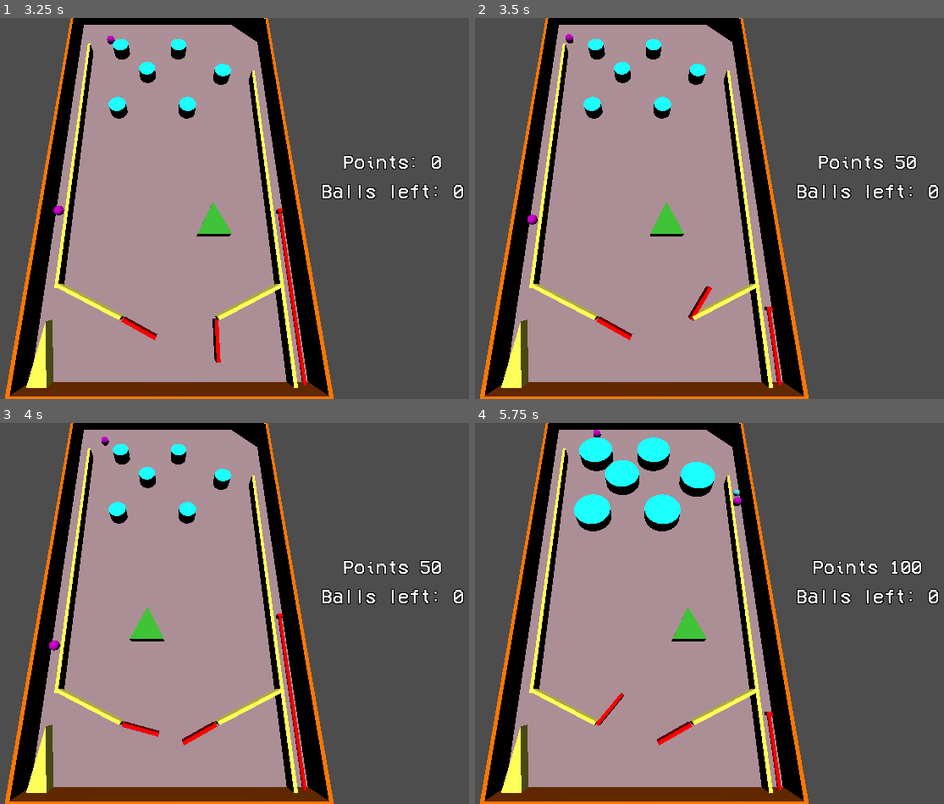
Above: before the commit, frames 1-4 (two rows, left to right).
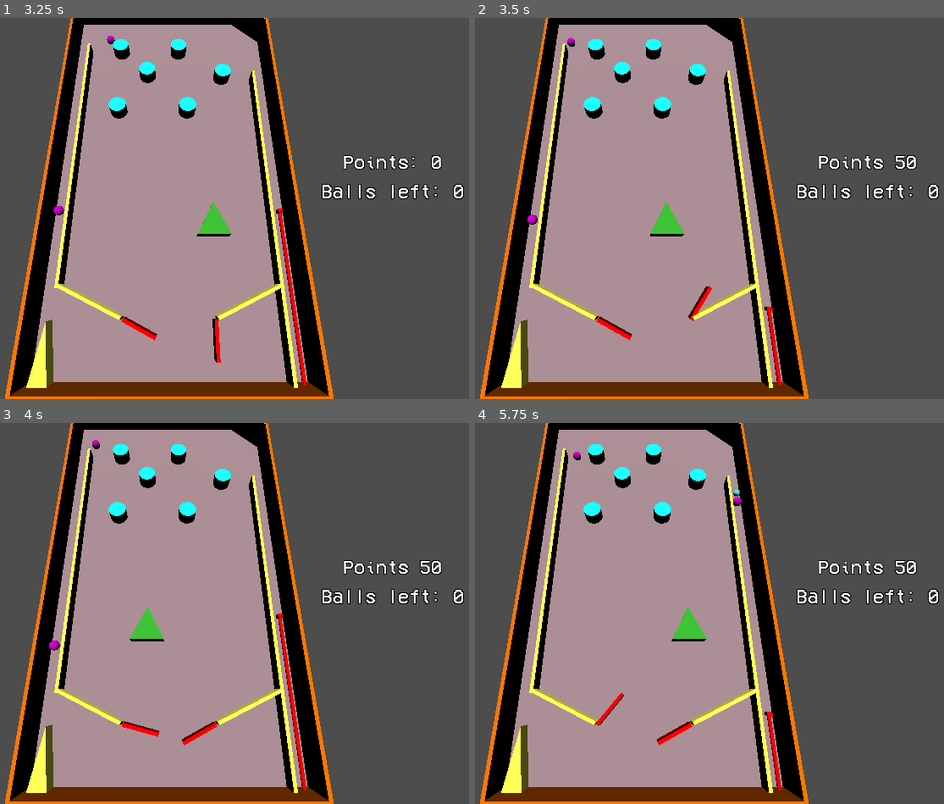
Above: after the commit, the same moments.

Repository: DrOtter3000/chaospinball
Game: Godot game, scene res://game.tscn
Two runs of this game, one before a commit and one after it. Both use one fixed random seed, a clock stepped at 60 frames per second and the inputs below.
Inputs:
- Up to frame 1 (3.25 s): hold D (right) 0.53-1.28 s; tap Space (fire) every 0.75 s from 0.6 to 2.85 s; hold A (left) 1.28-2.03 s; hold D (right) from 2.03 s (still down)
- Up to frame 2 (3.5 s): keep holding D (right)
- Up to frame 3 (4 s): release D (right) at 3.53 s; hold A (left) from 3.53 s (still down); tap Space (fire) at 3.6 s
- Up to frame 4 (5.75 s): keep holding A (left); tap Space (fire) at 4.35, 5.1 s

Frame 1 is identical in both runs. In frame 2, less than 0.1% of the frame differs, in the area x 19-22%, y 4-8%; in frame 3, less than 0.1%; in frame 4, 3.4%, in the area x 20-96%, y 1-40%.

Commit message:
add menu

Diff:
--- a/ball.tscn
+++ b/ball.tscn
@@ -19,6 +19,7 @@
 radius = 1.5
 
 [node name="Ball" type="RigidBody3D" groups=["Ball"]]
+mass = 2.0
 physics_material_override = SubResource("PhysicsMaterial_5kbsj")
 script = ExtResource("2_k8exe")
 
--- /dev/null
+++ b/menu.gd
@@ -0,0 +1,11 @@
+extends Control
+
+
+
+
+func _on_btn_start_pressed():
+	get_tree().change_scene_to_file("res://game.tscn")
+
+
+func _on_btn_start_2_pressed():
+	get_tree().quit()
--- /dev/null
+++ b/menu.tscn
@@ -0,0 +1,64 @@
+[gd_scene load_steps=5 format=3 uid="uid://brfxxhs2obgip"]
+
+[ext_resource type="FontFile" uid="uid://b05abb6xberv3" path="res://Fonts/VCR_OSD_MONO.ttf" id="1_4ud2x"]
+[ext_resource type="Script" path="res://menu.gd" id="1_xeo2s"]
+
+[sub_resource type="Theme" id="Theme_hbv7x"]
+default_font = ExtResource("1_4ud2x")
+default_font_size = 128
+Label/colors/font_outline_color = Color(1, 1, 1, 1)
+
+[sub_resource type="Theme" id="Theme_na1hp"]
+default_font = ExtResource("1_4ud2x")
+default_font_size = 64
+
+[node name="Menu" type="Control"]
+layout_mode = 3
+anchors_preset = 15
+anchor_right = 1.0
+anchor_bottom = 1.0
+grow_horizontal = 2
+grow_vertical = 2
+script = ExtResource("1_xeo2s")
+
+[node name="LblHeading" type="Label" parent="."]
+layout_mode = 0
+offset_left = 64.0
+offset_top = 64.0
+offset_right = 1216.0
+offset_bottom = 192.0
+theme = SubResource("Theme_hbv7x")
+theme_override_colors/font_outline_color = Color(0, 0, 0, 1)
+theme_override_constants/outline_size = 10
+text = "Chaos Pinball"
+horizontal_alignment = 1
+
+[node name="HBoxContainer" type="HBoxContainer" parent="."]
+layout_mode = 1
+anchors_preset = 15
+anchor_right = 1.0
+anchor_bottom = 1.0
+offset_left = 64.0
+offset_top = 192.0
+offset_right = -64.0
+offset_bottom = -80.0
+grow_horizontal = 2
+grow_vertical = 2
+
+[node name="VBoxContainer" type="VBoxContainer" parent="HBoxContainer"]
+layout_mode = 2
+theme_override_constants/separation = 16
+alignment = 1
+
+[node name="BtnStart" type="Button" parent="HBoxContainer/VBoxContainer"]
+layout_mode = 2
+theme = SubResource("Theme_na1hp")
+text = "Start Game"
+
+[node name="BtnStart2" type="Button" parent="HBoxContainer/VBoxContainer"]
+layout_mode = 2
+theme = SubResource("Theme_na1hp")
+text = "Quit Game"
+
+[connection signal="pressed" from="HBoxContainer/VBoxContainer/BtnStart" to="." method="_on_btn_start_pressed"]
+[connection signal="pressed" from="HBoxContainer/VBoxContainer/BtnStart2" to="." method="_on_btn_start_2_pressed"]
